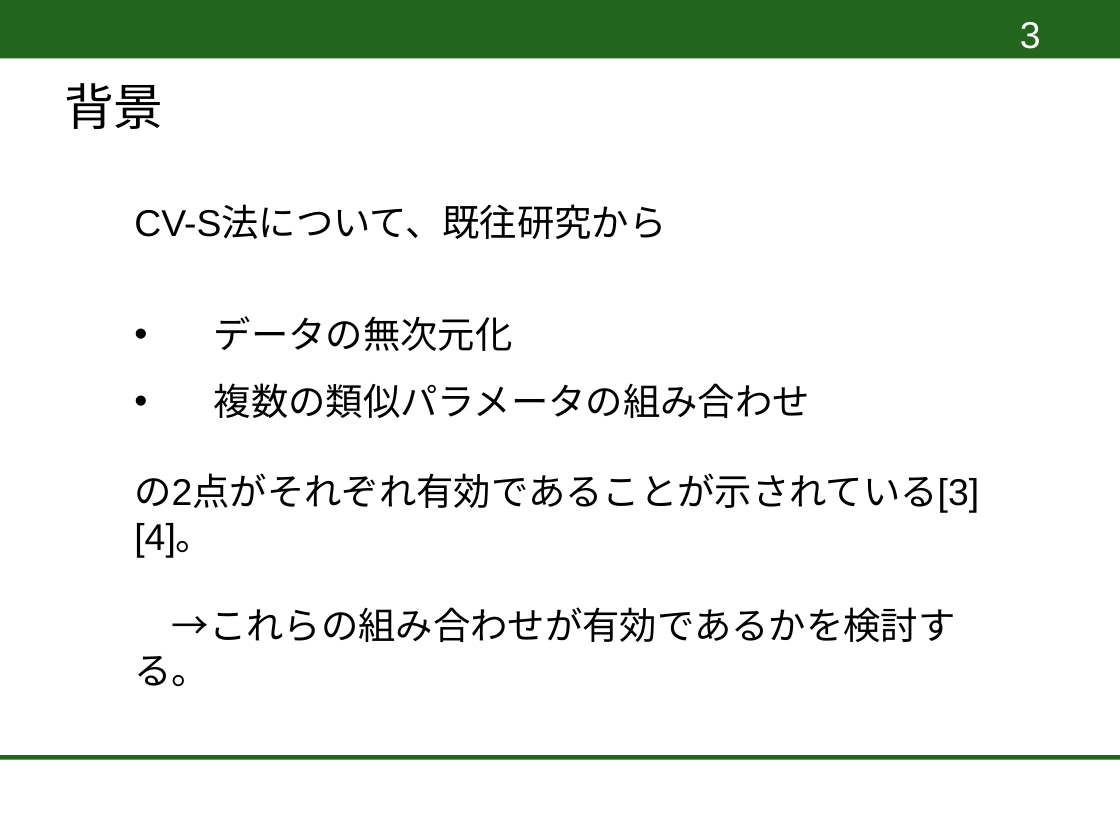
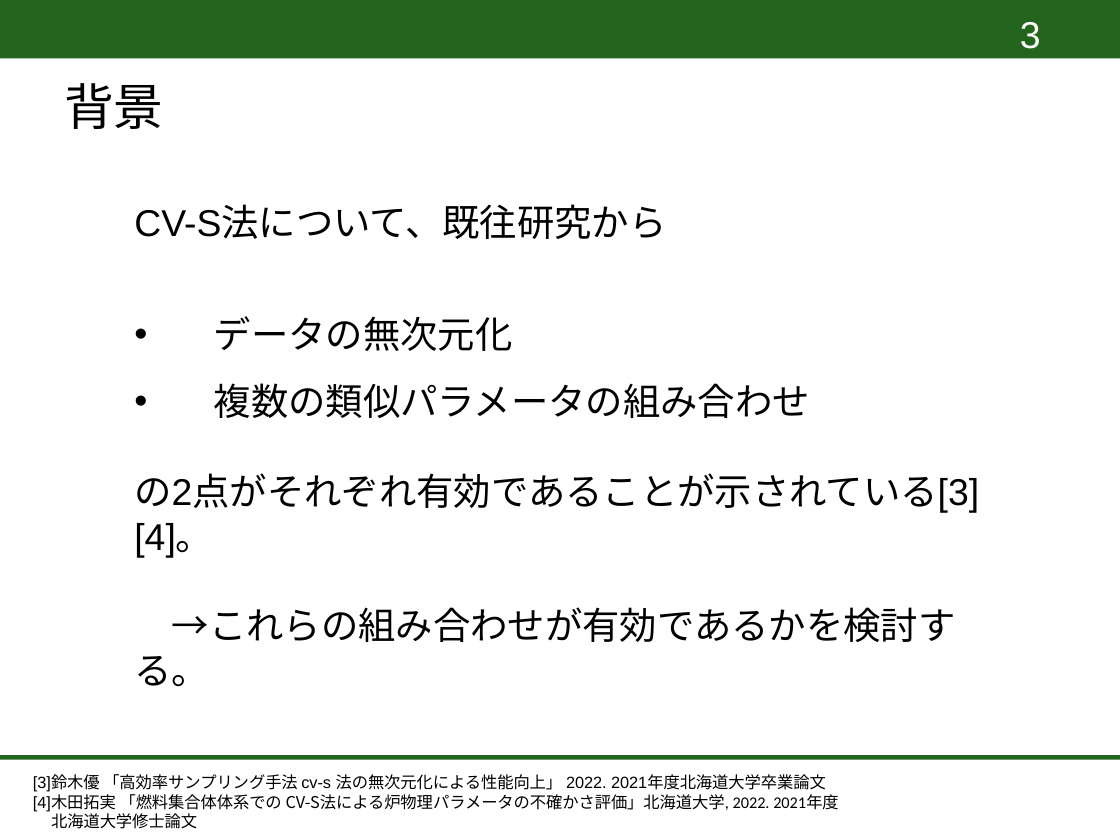
Before and after one commit to DaichiTakami/Reactor-Physics, a slide deck: slide 4 of 卒論発表4-3.pptx. Drawn at 1120x840 pixels with LibreOffice and Linux fonts; fonts in the diff are those of the drawing; background and template pictures are left out. Boxes give left, top, right and bottom in pixels: in the first picture for what was removed or moved away, otherwise in the second. Text is boxed around its words. In the diff, an @@ line names an element or a change of style, - is before the commit and + after.

```diff
--- a/卒論発表4-3.pptx
+++ b/卒論発表4-3.pptx
@@ text added at [33,774,839,829], 10.5 pt, text #000000 @@
+[3]鈴木優 「高効率サンプリング手法 cv-s 法の無次元化による性能向上」 2022. 2021年度北海道大学卒業論文
+[4]木田拓実 「燃料集合体体系での CV-S法による炉物理パラメータの不確かさ評価」北海道大学, 2022. 2021年度
+北海道大学修士論文
```
Also in this commit, not shown: 5 other slides changed, 16 slides added.
